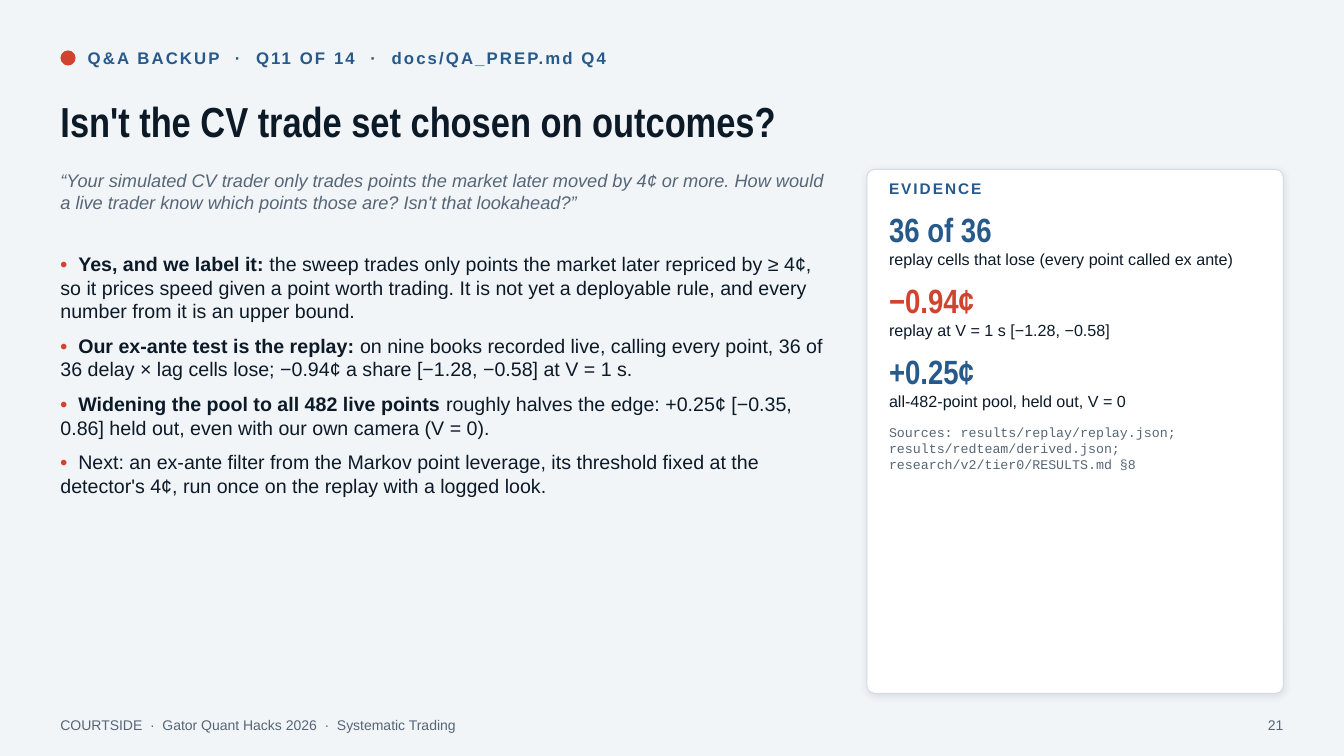
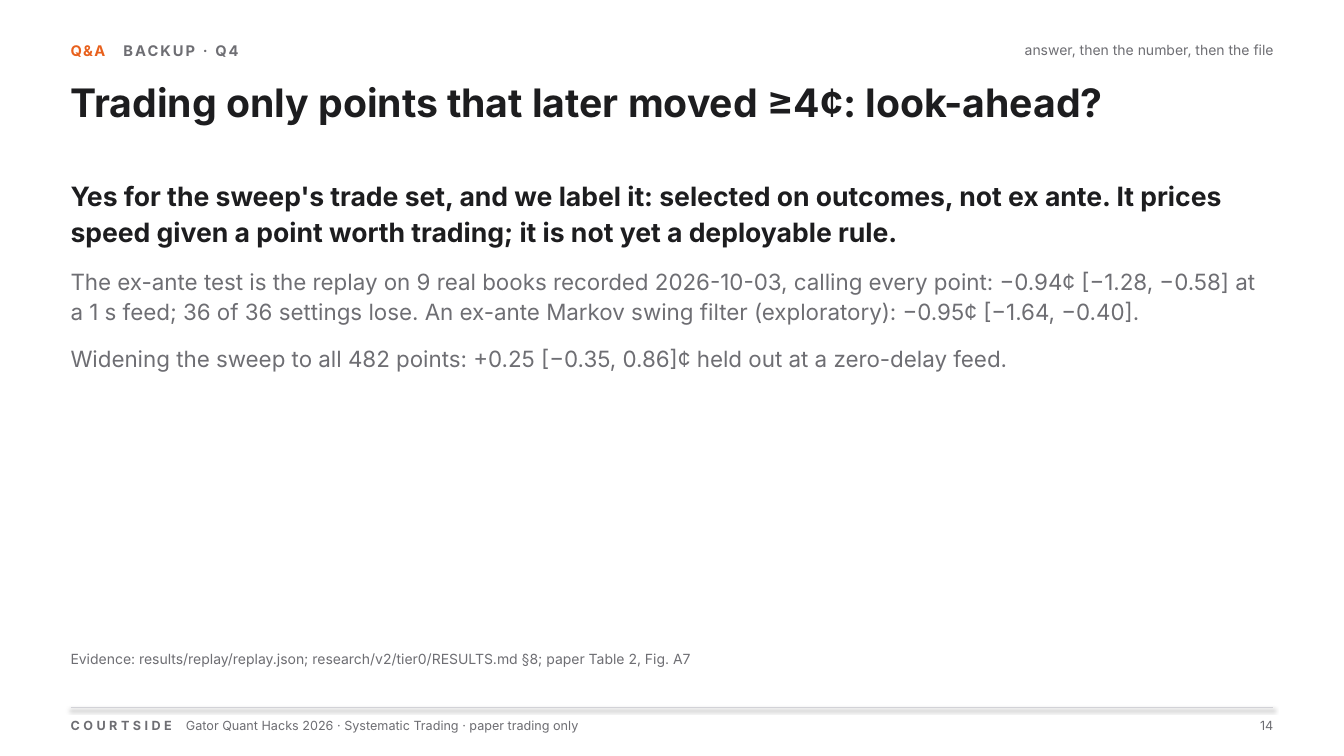
Before and after one commit to OjasMishra32/computervisionpredictivetabletennismoneymachineouuushiii, a slide deck: slide 14 of docs/deck/courtside.pptx (slide 21 before the commit). Drawn at 1344x756 pixels with LibreOffice and Linux fonts; fonts in the diff are those of the drawing. Boxes give left, top, right and bottom in pixels: in the first picture for what was removed or moved away, otherwise in the second. Text is boxed around its words. In the diff, an @@ line names an element or a change of style, - is before the commit and + after.

```diff
--- a/docs/deck/courtside.pptx
+++ b/docs/deck/courtside.pptx
@@ background #F2F5F8 to #FFFFFF @@
@@ ellipse removed at bbox=[60, 50, 76, 66] @@
@@ text at bbox=[71, 45, 106, 57]: text changed; size 12 to 10.5 pt; font Arial to Inter; text colour #27598B to #6E6E73 @@
-Q&A BACKUP · Q11 OF 14 · docs/QA_PREP.md Q4
+Q&A BACKUP · Q4
@@ text added at bbox=[1025, 44, 1274, 58], 10 pt, text #6E6E73 @@
+answer, then the number, then the file
@@ title added at bbox=[71, 87, 1102, 126], 28 pt, text #1D1D1F, bold @@
+Trading only points that later moved ≥4¢: look-ahead?
@@ title removed at bbox=[60, 106, 775, 138] @@
-Isn't the CV trade set chosen on outcomes?
@@ text removed at bbox=[60, 174, 823, 213] @@
-“Your simulated CV trader only trades points the market later moved by 4¢ or more. How would a live trader know which points those are? Isn't that lookahead?”
@@ rounded rectangle removed at bbox=[867, 169, 1284, 694] @@
@@ text at bbox=[71, 185, 1255, 372]: text changed; size 14 to 16 pt; font Arial to Inter; text colour #0C1A28 to #6E6E73 @@
-• Yes, and we label it: the sweep trades only points the market later repriced by ≥ 4¢, so it prices speed given a point worth trading. It is not yet a deployable rule, and every number from it is an upper bound.
-• Our ex-ante test is the replay: on nine books recorded live, calling every point, 36 of 36 delay × lag cells lose; −0.94¢ a share [−1.28, −0.58] at V = 1 s.
-• Widening the pool to all 482 live points roughly halves the edge: +0.25¢ [−0.35, 0.86] held out, even with our own camera (V = 0).
-• Next: an ex-ante filter from the Markov point leverage, its threshold fixed at the detector's 4¢, run once on the replay with a logged look.
+Yes for the sweep's trade set, and we label it: selected on outcomes, not ex ante. It prices speed given a point worth trading; it is not yet a deployable rule.
+The ex-ante test is the replay on 9 real books recorded 2026-10-03, calling every point: −0.94¢ [−1.28, −0.58] at a 1 s feed; 36 of 36 settings lose. An ex-ante Markov swing filter (exploratory): −0.95¢ [−1.64, −0.40].
+Widening the sweep to all 482 points: +0.25 [−0.35, 0.86]¢ held out at a zero-delay feed.
@@ text removed at bbox=[889, 183, 1233, 470] @@
-EVIDENCE
-36 of 36
-replay cells that lose (every point called ex ante)
-−0.94¢
-replay at V = 1 s [−1.28, −0.58]
-+0.25¢
-all-482-point pool, held out, V = 0
-Sources: results/replay/replay.json; results/redteam/derived.json; research/v2/tier0/RESULTS.md §8
@@ text added at bbox=[71, 653, 691, 667], 10 pt, text #6E6E73 @@
+Evidence: results/replay/replay.json; research/v2/tier0/RESULTS.md §8; paper Table 2, Fig. A7
@@ line added from (71, 708) to (1273, 708), #D2D2D7 0.5 pt @@
@@ text at bbox=[71, 720, 578, 733]: text changed; size 10 to 9 pt; font Arial to Inter; text colour #566676 to #6E6E73 @@
-COURTSIDE · Gator Quant Hacks 2026 · Systematic Trading
+COURTSIDE Gator Quant Hacks 2026 · Systematic Trading · paper trading only
@@ text added at bbox=[1260, 721, 1273, 730], 9 pt, text #6E6E73 @@
+14
@@ page number removed at bbox=[1268, 720, 1284, 730] @@
-21
```
Also in this commit, not shown: 1 other slide changed, 20 slides added, 34 slides removed, 30 other files.
